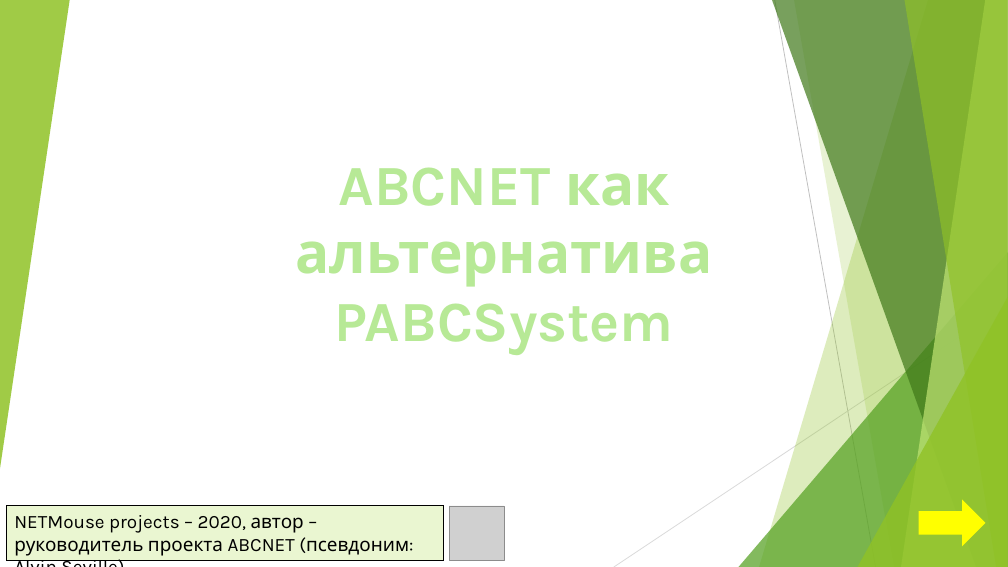
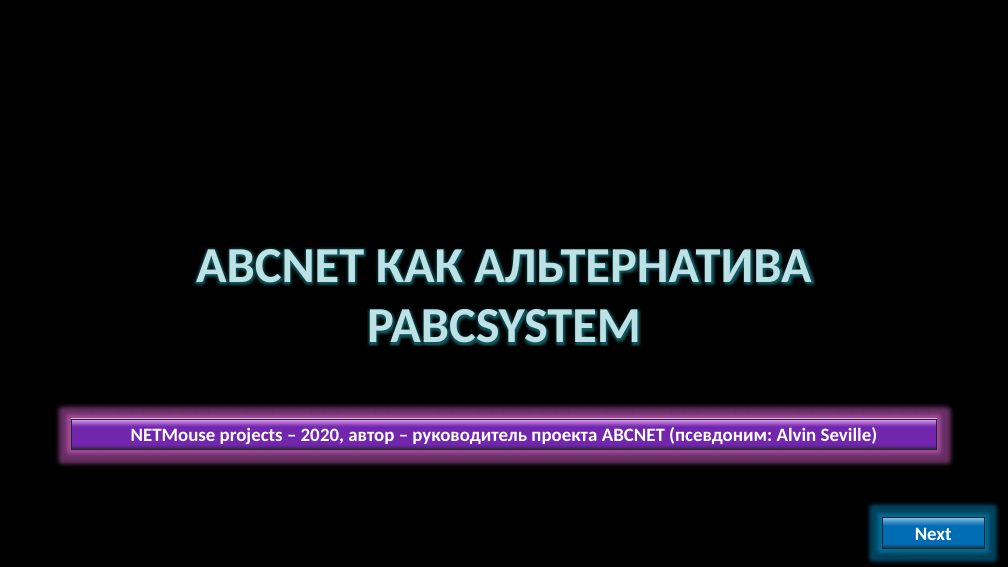
Before and after one commit to AlvinSeville7cf-NET-projects/ABCNET, a slide deck: slide 1 of NETMouse - .NET release/Presentations/ABCNET как альтернатива PABCSystem.pptx. Drawn at 1008x567 pixels with LibreOffice and Linux fonts; fonts in the diff are those of the drawing; grey boxes stand for pictures; background and template pictures are left out. Boxes give left, top, right and bottom in pixels: in the first picture for what was removed or moved away, otherwise in the second. Text is boxed around its words. In the diff, an @@ line names an element or a change of style, - is before the commit and + after.

```diff
--- a/NETMouse - .NET release/Presentations/ABCNET как альтернатива PABCSystem.pptx
+++ b/NETMouse - .NET release/Presentations/ABCNET как альтернатива PABCSystem.pptx
@@ background #FFFFFF to picture (left out) @@
@@ group removed at (x1=0, y1=0, x2=1008, y2=567): 5 freeform shapes, 3 triangles, 2 lines @@
@@ title at (x1=196, y1=249, x2=811, y2=345): text changed; size 54 to 48 pt; font Karla to Calibri; text colour #B7E996 to #BCE2E6 @@
-ABCNET как альтернатива PABCSystem
+ABCNET КАК АЛЬТЕРНАТИВА PABCSYSTEM
@@ rectangle "NETMouse projects – 2020, автор ..." resized from (x1=7, y1=506, x2=444, y2=560) to (x1=71, y1=419, x2=936, y2=449) @@
@@ rectangle "NETMouse projects – 2020, автор ..." at (x1=71, y1=419, x2=936, y2=449): font Karla to Calibri, text colour #000000 to #FFFFFF, bold on; alignment left to centre; fill #EAF6D1 to gradient #FCC1FF to #611AB6 to #292834; outline #000000 0.75 pt to #262626 0.75 pt; shadow on @@
@@ picture removed at (x1=449, y1=506, x2=504, y2=560) @@
@@ right arrow removed at (x1=919, y1=500, x2=986, y2=547) @@
@@ rectangle added at (x1=882, y1=518, x2=985, y2=548), fill gradient #A3CEED to #0070C0 to #292834, outline #262626 0.75 pt, 18 pt, text #FFFFFF, bold @@
+Next
```
Also in this commit, not shown: 7 other slides changed, 3 slides added, 3 slides removed.
